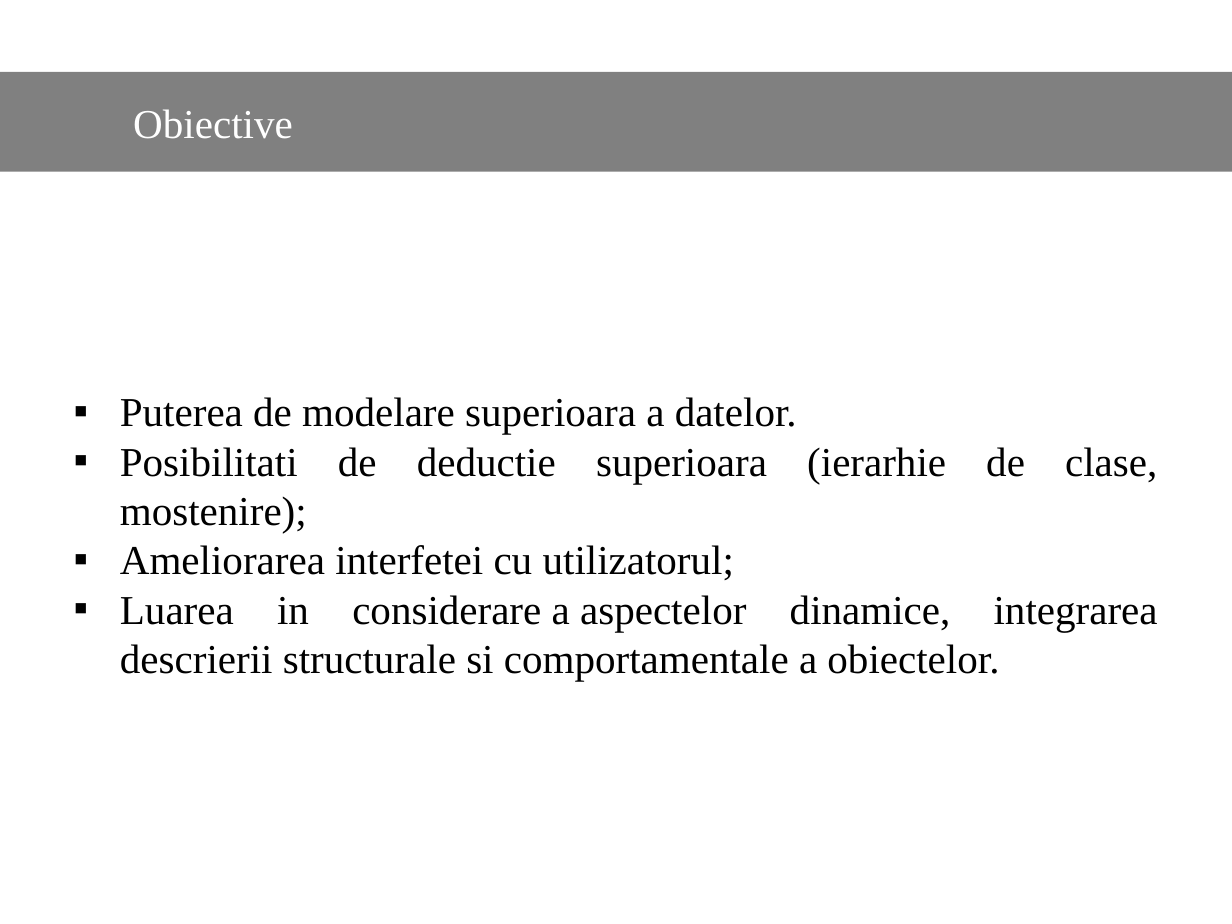
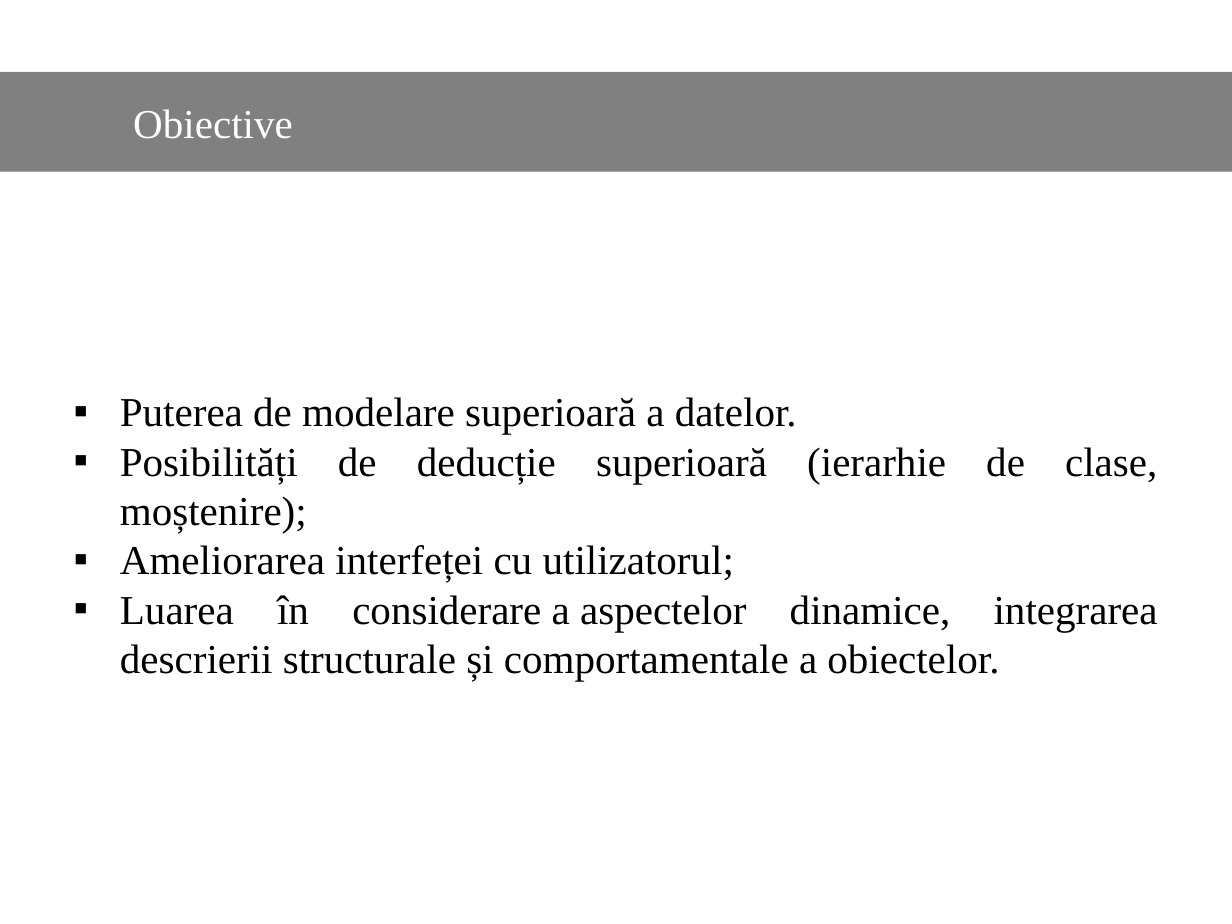
Before and after one commit to Dani25/BDOO, a slide deck: slide 7 of bdoo.pptx. Drawn at 1232x924 pixels with LibreOffice and Linux fonts; fonts in the diff are those of the drawing. Boxes give left, top, right and bottom in pixels: in the first picture for what was removed or moved away, otherwise in the second. Text is boxed around its words. In the diff, an @@ line names an element or a change of style, - is before the commit and + after.

```diff
--- a/bdoo.pptx
+++ b/bdoo.pptx
@@ text at (120, 397, 1158, 681): text changed @@
-▪ Puterea de modelare superioara a datelor.
-▪ Posibilitati de deductie superioara (ierarhie de clase, mostenire);
-▪ Ameliorarea interfetei cu utilizatorul;
-▪ Luarea in considerare a aspectelor dinamice, integrarea descrierii structurale si comportamentale a obiectelor.
+▪ Puterea de modelare superioară a datelor.
+▪ Posibilități de deducție superioară (ierarhie de clase, moștenire);
+▪ Ameliorarea interfeței cu utilizatorul;
+▪ Luarea în considerare a aspectelor dinamice, integrarea descrierii structurale și comportamentale a obiectelor.
```
Also in this commit, not shown: 8 other slides changed.
